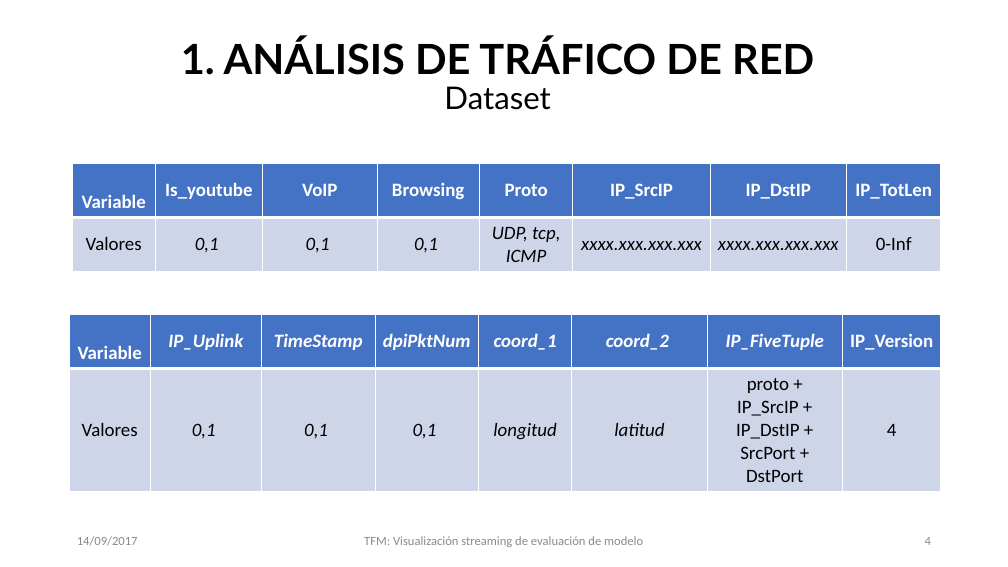
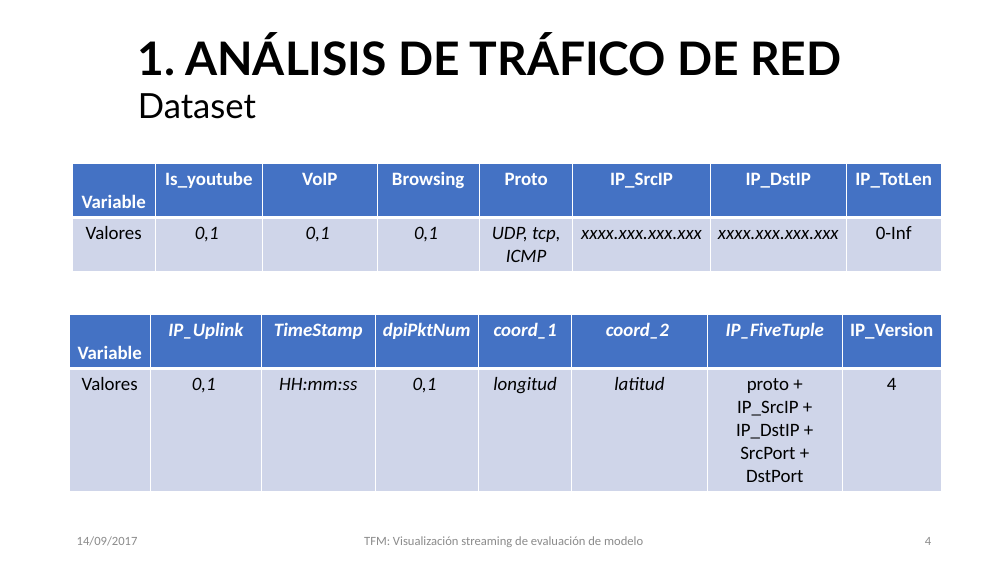
Before and after one commit to IABcb/TFM, a slide deck: slide 4 of slides/TFM.pptx. Drawn at 1008x567 pixels with LibreOffice and Linux fonts; fonts in the diff are those of the drawing; background and template pictures are left out. Boxes give left, top, right and bottom in pixels: in the first picture for what was removed or moved away, otherwise in the second. Text is boxed around its words. In the diff, an @@ line names an element or a change of style, - is before the commit and + after.

```diff
--- a/slides/TFM.pptx
+++ b/slides/TFM.pptx
@@ text at (138,34,841,119): text changed; size 39.6 to 44 pt @@
-1. ANÁLISIS DE TRÁFICO DE RED
-Dataset
+1. ANÁLISIS DE TRÁFICO DE RED
+Dataset
@@ table at (73,163,942,396) @@
@@ fill #CFD5EA to #CFD5E9 in row 2 @@
@@ borders changed @@
@@ table at (70,315,941,486) @@
-row 2, column 3: 0,1
+row 2, column 3: HH:mm:ss
@@ fill #CFD5EA to #CFD5E9 in row 2 @@
@@ borders changed @@
@@ text "14/09/2017" at (77,536,138,546): text colour #8C8C8C to #8B8B8B @@
@@ text "TFM: Visualización streaming de evaluación ..." at (364,536,643,547): text colour #8C8C8C to #8B8B8B @@
```
Also in this commit, not shown: 10 other slides changed, 14 other files.
